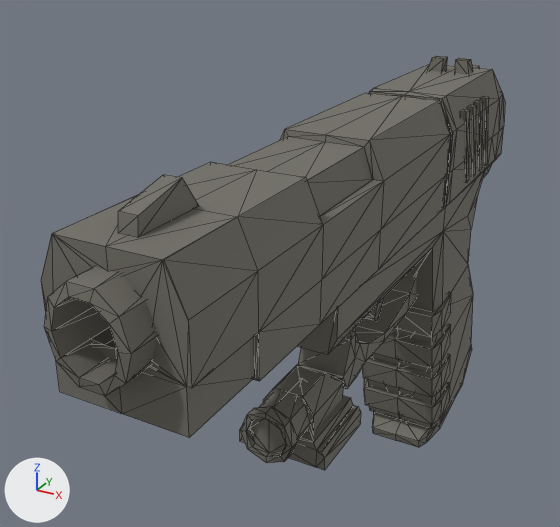
Before and after pictures for a commit that changed the glTF model assets/weapons/snub/tp.glb.
Rendered twice from a 50 mm camera at (0.084, -0.282, 0.167) aimed at (-0.023, -0.088, 0.07). Arrows for +X, +Y and +Z are at lower left; the lights stay in place. The picture after the commit comes second. Mesh edges are drawn as thin lines. Vertices at exactly the same position are counted once.

The first picture shows 'snub'.
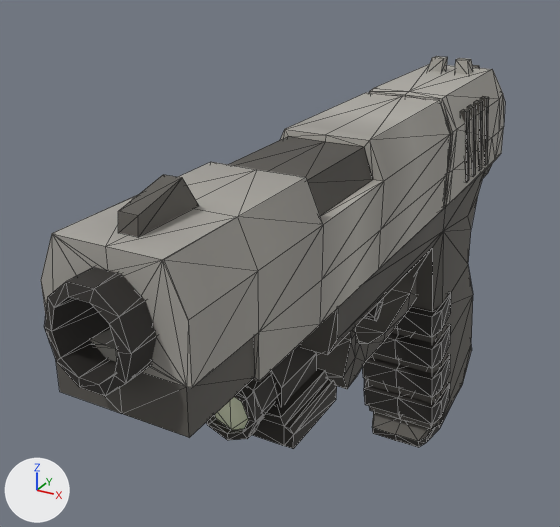
Changed parts and their boxes (x1, y1, x2, y2) in the pictures (560 x 527 px; the box of a moved part takes in the faces that stretch with it):
'snub', reshaped, surface changed
    before: (41, 56, 505, 470)
    after: (41, 56, 505, 449)
part 1 of me_cube_023, moved or reshaped
    before: (240, 396, 361, 470)
    after: (252, 368, 337, 449)
part 2 of me_cube_023, moved or reshaped
    before: (263, 365, 344, 432)
    after: (269, 344, 317, 407)
part 3 of me_cube_023, moved or reshaped
    before: (240, 392, 311, 463)
    after: (206, 373, 279, 440)
part 4 of me_cube_023, surface changed
    before: (41, 56, 505, 470)
    after: (41, 56, 505, 449)

Edits to the bpy script that builds the scene:
```text
Change me_cube_023:
    where me_cube_023.from_pydata(...)  # 614 vertices, 1124 faces; spans x -0.017..0.017, y -0.198..0.027, z -0.024..0.124
    used by ob_snub; location = (0.0, 0.0, 0.0)
    me_cube_023 part 1: the loose piece of 24 vertices spanning x -0.013..0.013, y -0.129..-0.105, z 0.033..0.041 is moved by (0.0, -0.018, 0.019)
    me_cube_023 part 2: the loose piece of 12 vertices spanning x -0.008..0.008, y -0.125..-0.106, z 0.04..0.051 is moved by (0.0, -0.018, 0.019)
    me_cube_023 part 3: the loose piece of 48 vertices spanning x -0.008..0.008, y -0.137..-0.117, z 0.037..0.052 is moved by (0.0, -0.018, 0.019)
    me_cube_023 part 4: texture (UV) coordinates of 1124 of 1124 faces, centred in x -0.017..0.017, y -0.197..0.027, z -0.024..0.123, changed; they spanned u 0.03..0.47, v 0.03..0.09 and now span u 0.03..0.54, v 0.91..0.93
```
